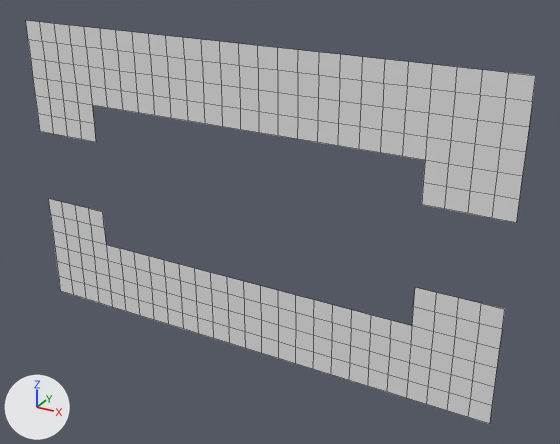
Two versions of the OBJ model MardukGame/Assets/Tiled2Unity/Meshes/caveChunk10.obj, one commit apart.
One viewpoint serves both versions: a 50 mm lens placed at (-1440.0, -1907.0, -343.0), pointed at (-2512.0, 42.0, -1318.0). Every picture has the same lights, and +X, +Y and +Z are marked at lower left. Mesh edges are drawn as thin lines. Where no turn or scale is listed for an object, it has been applied to the vertices.

Script lines for the objects in view, before the commit:
```python
me_cavechunk10 = bpy.data.meshes.new('caveChunk10')
me_cavechunk10.from_pydata(...)  # 310 vertices, 240 faces; spans x -3456.0..-1792.0, y 0.0, z -1792.0..-768.0
ob_cavechunk10 = bpy.data.objects.new('caveChunk10', me_cavechunk10)
ob_cavechunk10.location = (0.0, 0.0, 0.0)
```
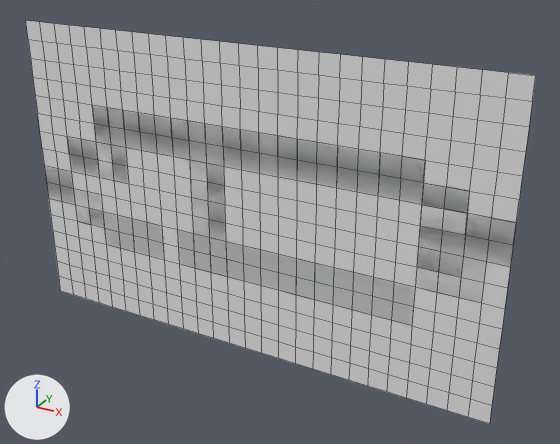
Location of each change, [x1, y1, x2, y2] in pixels of the pictures (560 x 444 px):
part 1 of me_cavechunk10, added
    after: [40, 105, 516, 326]

The change in detail:
me_cavechunk10 is used by ob_cavechunk10; location (0.0, 0.0, 0.0).
me_cavechunk10 had 310 vertices, 240 faces and spanned x -3456.0..-1792.0, y 0.0, z -1792.0..-768.0.
me_cavechunk10 now has 459 vertices, 448 faces and spans x -3456.0..-1792.0, y 0.0, z -1792.0..-768.0.
Part 1, on me_cavechunk10:
27 new vertices lie (0.0, 0.0, -64.0) away from vertices in x -3456.0..-1792.0, y 0.0, z -1152.0..-1024.0.
27 new vertices lie (0.0, 0.0, -64.0) away from vertices in x -3456.0..-1792.0, y 0.0, z -1216.0..-1088.0.
27 new vertices lie (0.0, 0.0, -64.0) away from vertices in x -3456.0..-1792.0, y 0.0, z -1280.0..-1152.0.
17 new vertices lie (0.0, 0.0, -64.0) away from vertices in x -3136.0..-2112.0, y 0.0, z -1216.0.
17 new vertices lie (0.0, 0.0, -64.0) away from vertices in x -3136.0..-2112.0, y 0.0, z -1280.0.
17 new vertices lie (0.0, 0.0, -64.0) away from vertices in x -3136.0..-2112.0, y 0.0, z -1344.0.
17 new vertices lie (0.0, 0.0, -64.0) away from vertices in x -3136.0..-2112.0, y 0.0, z -1408.0.
208 new faces join them.
